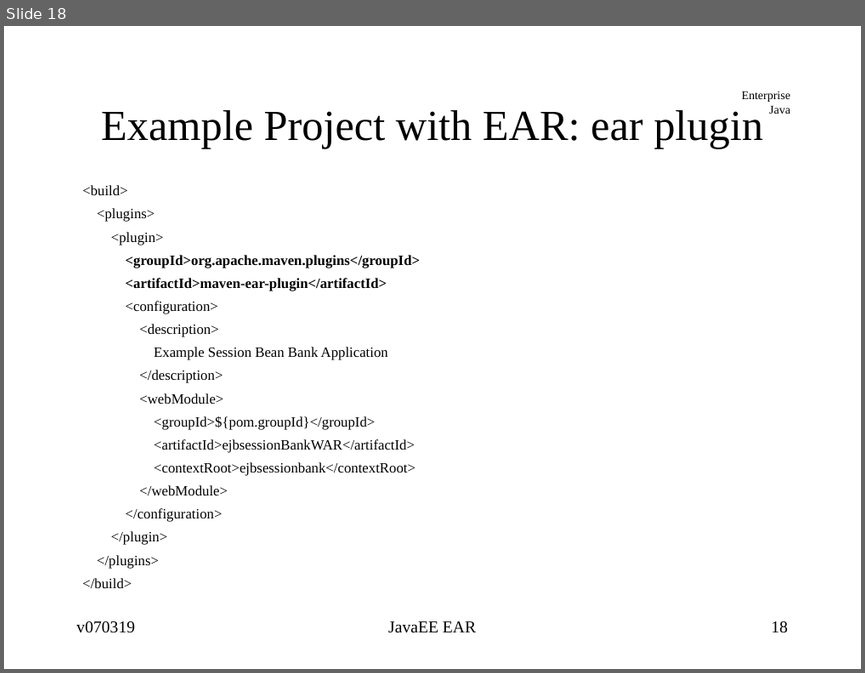
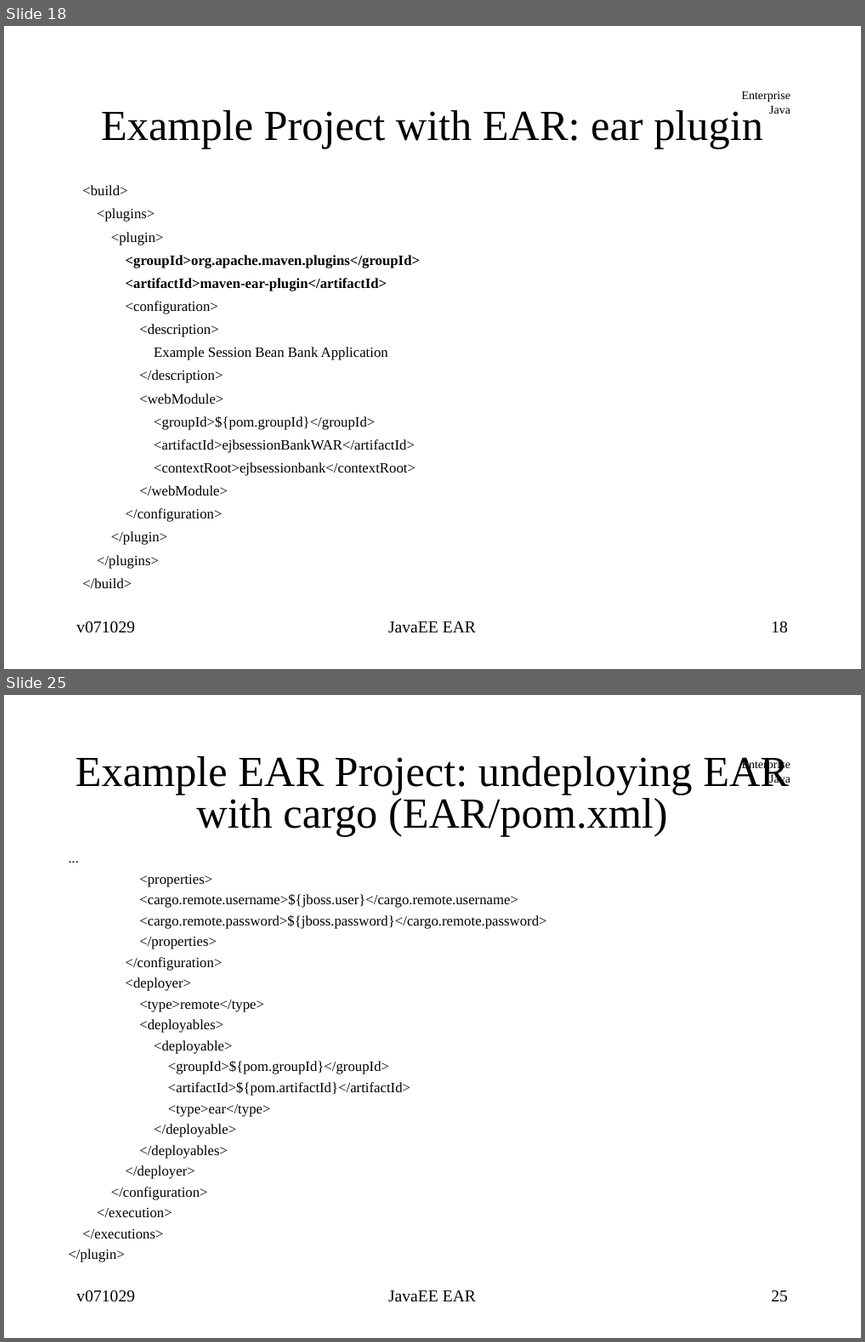
Before and after one commit to jcstaff/ejava-javaee, a slide deck: course-docs/src/site/resources/lectures/javaeeEAR.ppt. Shown one above the other, each under a label of ours: slide 18 before the commit, slides 18 and 25 after it; the slides between them are not shown. The pictures are 865x673 and 865x1342 pixels, drawn with LibreOffice and Linux fonts; fonts in the diff are those of the drawing. Boxes give left, top, right and bottom in pixels: in the first picture for what was removed or moved away, otherwise in the second. Text is boxed around its words. In the diff, an @@ line names an element or a change of style, - is before the commit and + after.

```diff
--- a/course-docs/src/site/resources/lectures/javaeeEAR.ppt
+++ b/course-docs/src/site/resources/lectures/javaeeEAR.ppt
@@ slide 25 added at <box>4,695,861,1338</box>, background #FFFFFF; not listed: 1 template element that a slide beside it also shows @@
@@ title added at <box>75,756,789,836</box>, 36 pt, text #000000 @@
+Example EAR Project: undeploying EAR with cargo (EAR/pom.xml)
@@ text added at <box>69,874,546,1262</box>, 12 pt, text #000000 @@
+...
+<properties>
+<cargo.remote.username>${jboss.user}</cargo.remote.username>
+<cargo.remote.password>${jboss.password}</cargo.remote.password>
+</properties>
+</configuration>
+<deployer>
+<type>remote</type>
+<deployables>
+<deployable>
+<groupId>${pom.groupId}</groupId>
+<artifactId>${pom.artifactId}</artifactId>
+<type>ear</type>
+</deployable>
+</deployables>
+</deployer>
+</configuration>
+</execution>
+</executions>
+</plugin>
@@ text added at <box>76,1290,135,1302</box>, 14 pt, text #000000 @@
+v071029
@@ text added at <box>388,1290,476,1302</box>, 14 pt, text #000000 @@
+JavaEE EAR
@@ page number added at <box>771,1290,788,1302</box>, 14 pt, text #000000 @@
+25
@@ slide 18 changed as well @@
@@ text at <box>76,621,135,633</box>: text changed @@
-v070319
+v071029
```
Also in this commit, not shown: 16 other slides changed, 8 other slides added, 1 slide removed, 7 other files.
